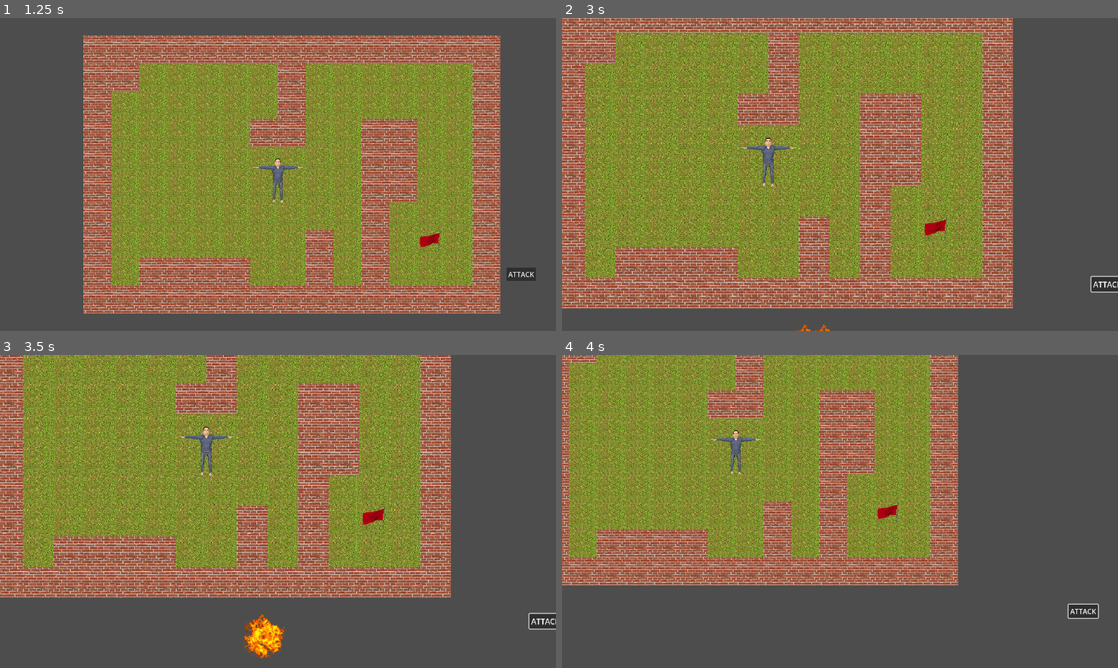
Above: before the commit, frames 1-4 (two rows, left to right).
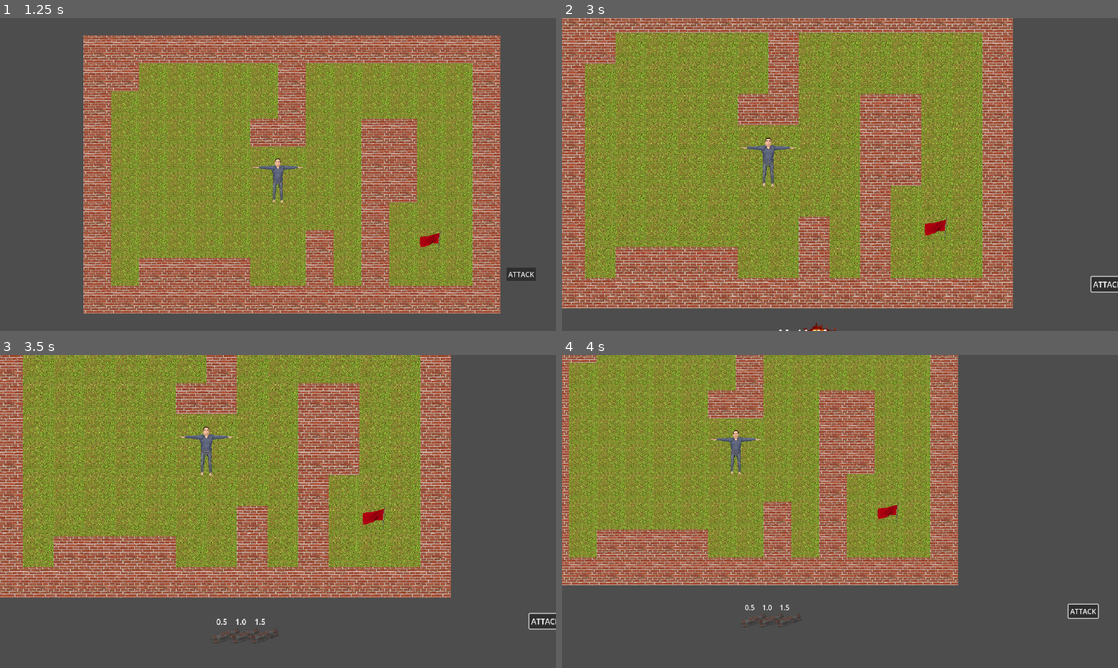
Above: after the commit, the same moments.

Repository: MaxWesterlund/Combombo
Game: Godot game, scene res://Scenes/Menu.tscn
Two runs of this game, one before a commit and one after it. Both use one fixed random seed, a clock stepped at 60 frames per second and the inputs below.
Inputs (mouse positions are in pixels of both pictures, inside the frame that each line leads up to):
- Up to frame 1 (1.25 s): click (266, 183) at 0.5 s
- Up to frame 2 (3 s): click "ATTACK" at 1.25 s; tap Enter at 2 s; move the mouse to (962, 158) at 2.02 s; press the mouse at (962, 158) at 2.03 s; hold D (move_right) 2.03-2.78 s; move the mouse to (728, 190) at 2.77 s; release the mouse at (728, 190) at 2.78 s; hold S (move_down) from 2.78 s (still down); tap Mouse wheel up (zoom_in) at 2.85 s
- Up to frame 3 (3.5 s): keep holding S (move_down)
- Up to frame 4 (4 s): move the mouse to (828, 636) at 3.52 s; release S (move_down) at 3.53 s; hold D (move_right) from 3.53 s (still down); tap Mouse wheel down (zoom_out) at 3.6 s; click (828, 636) at 3.67 s

Frame 1 is identical in both runs. In frame 2, less than 0.1% of the frame differs, in the area x 39-50%, y 97-100%; in frame 3, 0.7%, in the area x 38-52%, y 82-98%; in frame 4, less than 0.1%.

Commit message:
animation, bad ghosts

Diff:
--- a/Scenes/MapGenerator.tscn
+++ b/Scenes/MapGenerator.tscn
@@ -6,5 +6,6 @@
 [node name="MapGenerator" type="TileMap"]
 tile_set = ExtResource("1_2wy6y")
 format = 2
+layer_0/tile_data = PackedInt32Array(524307, 0, 0, 589843, 0, 0, 655379, 0, 0, 524305, 131072, 0, 589841, 131072, 0, 655377, 131072, 0, 655378, 131072, 0, 524304, 131072, 0)
 script = ExtResource("1_ph1xh")
 image_path = "res://Levels/test_level.png"
--- a/Scenes/bombo.gd
+++ b/Scenes/bombo.gd
@@ -9,26 +9,32 @@
 var explode_force = 2000000
 
 var state = STATE.IDLE
-var explode_time = 1.0
+var explode_time_start = 1.0
+var explode_time = explode_time_start
 
 @onready var player = get_node("/root/Main/Player")
 
 @onready var timer: Timer = $Timer
 @onready var time_text: Label = $Label
 @onready var sprite: Sprite2D = $Sprite2D
-@onready var explosion_texture: Texture2D = load("res://Sprites/explosion.png")
+@onready var explosion: AnimatedSprite2D = $AnimatedSprite2D
+
+func set_explode_time_start(time: float):
+	explode_time_start = time
+	explode_time = explode_time_start
 
 func _ready():
 	add_to_group("Bombs")
 	time_text.add_to_group("UI")
 	Events.attack.connect(start_timer)
 	time_text.text = "%.1f" % explode_time
+	explosion.animation_finished.connect(delete_self)
 
 func _process(delta):
 	if not timer.is_stopped():
 		explode_time = timer.time_left
 	time_text.text = "%.1f" % explode_time
-	print(get_colliding_bodies())
+	#print(get_colliding_bodies())
 
 func start_timer():
 	if state != STATE.IDLE:
@@ -43,10 +49,11 @@
 func _on_timer_timeout():
 	if can_reach_player():
 		Events.bomb_exploded.emit(position, explode_force)
-	sprite.texture = explosion_texture
 	time_text.visible = false
 	state = STATE.EXPLODED
-	$FadeTimer.start()
+	sprite.visible = false
+	explosion.visible = true
+	explosion.play("boom")
 
 func can_reach_player():
 	var pp =  Globals.player_position
@@ -59,7 +66,7 @@
 
 	return !result
 
-func _on_fade_timer_timeout():
+func delete_self():
 	queue_free()
 
 func _on_input_event(viewport, event: InputEvent, shape_idx):
--- a/Scenes/bombo.tscn
+++ b/Scenes/bombo.tscn
@@ -1,10 +1,61 @@
-[gd_scene load_steps=4 format=3 uid="uid://cesb20ykxb25l"]
+[gd_scene load_steps=12 format=3 uid="uid://cesb20ykxb25l"]
 
 [ext_resource type="Script" path="res://Scenes/bombo.gd" id="1_dqc76"]
 [ext_resource type="Texture2D" uid="uid://grtdbfxtxjhy" path="res://Sprites/dynamite.png" id="2_r4dto"]
+[ext_resource type="Texture2D" uid="uid://bj15w4fxlbbia" path="res://Sprites/explosion_2.png" id="3_s7ndk"]
 
 [sub_resource type="RectangleShape2D" id="RectangleShape2D_ymvyc"]
 size = Vector2(59.4778, 20)
+
+[sub_resource type="AtlasTexture" id="AtlasTexture_2gtga"]
+atlas = ExtResource("3_s7ndk")
+region = Rect2(0, 0, 128, 128)
+
+[sub_resource type="AtlasTexture" id="AtlasTexture_r5jsq"]
+atlas = ExtResource("3_s7ndk")
+region = Rect2(128, 0, 128, 128)
+
+[sub_resource type="AtlasTexture" id="AtlasTexture_26jgu"]
+atlas = ExtResource("3_s7ndk")
+region = Rect2(256, 0, 128, 128)
+
+[sub_resource type="AtlasTexture" id="AtlasTexture_2ep6n"]
+atlas = ExtResource("3_s7ndk")
+region = Rect2(384, 0, 128, 128)
+
+[sub_resource type="AtlasTexture" id="AtlasTexture_ohj2p"]
+atlas = ExtResource("3_s7ndk")
+region = Rect2(512, 0, 128, 128)
+
+[sub_resource type="AtlasTexture" id="AtlasTexture_sixrm"]
+atlas = ExtResource("3_s7ndk")
+region = Rect2(640, 0, 128, 128)
+
+[sub_resource type="SpriteFrames" id="SpriteFrames_xicek"]
+animations = [{
+"frames": [{
+"duration": 1.0,
+"texture": SubResource("AtlasTexture_2gtga")
+}, {
+"duration": 1.0,
+"texture": SubResource("AtlasTexture_r5jsq")
+}, {
+"duration": 1.0,
+"texture": SubResource("AtlasTexture_26jgu")
+}, {
+"duration": 1.0,
+"texture": SubResource("AtlasTexture_2ep6n")
+}, {
+"duration": 1.0,
+"texture": SubResource("AtlasTexture_ohj2p")
+}, {
+"duration": 1.0,
+"texture": SubResource("AtlasTexture_sixrm")
+}],
+"loop": false,
+"name": &"boom",
+"speed": 12.0
+}]
 
 [node name="Bombo" type="RigidBody2D" groups=["Bombs"]]
 collision_layer = 4
@@ -22,8 +73,6 @@
 [node name="Timer" type="Timer" parent="."]
 one_shot = true
 
-[node name="FadeTimer" type="Timer" parent="."]
-
 [node name="Label" type="Label" parent="."]
 offset_left = -19.0
 offset_top = -41.0
@@ -37,6 +86,11 @@
 rotation = -0.279253
 shape = SubResource("RectangleShape2D_ymvyc")
 
+[node name="AnimatedSprite2D" type="AnimatedSprite2D" parent="."]
+visible = false
+position = Vector2(-5, -7)
+sprite_frames = SubResource("SpriteFrames_xicek")
+animation = &"boom"
+
 [connection signal="input_event" from="." to="." method="_on_input_event"]
 [connection signal="timeout" from="Timer" to="." method="_on_timer_timeout"]
-[connection signal="timeout" from="FadeTimer" to="." method="_on_fade_timer_timeout"]
--- /dev/null
+++ b/Scenes/last_attack.gd
@@ -0,0 +1,24 @@
+extends Node2D
+
+var bomb_scene = preload("res://Scenes/bombo.tscn")
+
+func _ready():
+	Events.attack.connect(on_attack)
+
+func on_attack():
+	for n in get_children():
+		remove_child(n)
+		n.queue_free()
+	var bombs = get_tree().get_nodes_in_group("Bombs")
+	for b in bombs:
+		var bomb_ghost = bomb_scene.instantiate()
+		bomb_ghost.position = b.position
+		bomb_ghost.set_explode_time_start(b.explode_time_start)
+		var sprite = bomb_ghost.get_node("Sprite2D")
+		sprite.position = sprite.global_position
+		sprite.modulate.a = 0.3
+		var label = bomb_ghost.get_node("Label")
+		label.position = label.global_position
+		label.text = "%.1f" % bomb_ghost.explode_time_start
+		add_child(sprite.duplicate())
+		add_child(label.duplicate())
--- /dev/null
+++ b/Scenes/last_attack.tscn
@@ -0,0 +1,6 @@
+[gd_scene load_steps=2 format=3 uid="uid://b5hcj7p6h2ebw"]
+
+[ext_resource type="Script" path="res://Scenes/last_attack.gd" id="1_0fk6k"]
+
+[node name="LastAttack" type="Node2D"]
+script = ExtResource("1_0fk6k")
--- a/Scenes/main.tscn
+++ b/Scenes/main.tscn
@@ -1,9 +1,10 @@
-[gd_scene load_steps=6 format=3 uid="uid://bvoqjs6mnrhpo"]
+[gd_scene load_steps=7 format=3 uid="uid://bvoqjs6mnrhpo"]
 
-[ext_resource type="PackedScene" uid="uid://cnyltcixmksrr" path="res://Scenes/Player.tscn" id="1_eabme"]
+[ext_resource type="PackedScene" uid="uid://cnyltcixmksrr" path="res://Scenes/player.tscn" id="1_eabme"]
 [ext_resource type="Script" path="res://Scripts/attack_button.gd" id="2_g2qk1"]
 [ext_resource type="Script" path="res://Scripts/bomb_mover.gd" id="2_iy5b7"]
 [ext_resource type="PackedScene" uid="uid://chs0dpfphsi52" path="res://Scenes/MapGenerator.tscn" id="5_t57r2"]
+[ext_resource type="PackedScene" uid="uid://b5hcj7p6h2ebw" path="res://Scenes/last_attack.tscn" id="6_m456q"]
 [ext_resource type="PackedScene" uid="uid://bil1p3w5to756" path="res://Scenes/MainCamera.tscn" id="6_tlvpa"]
 
 [node name="Main" type="Node2D"]
@@ -28,4 +29,6 @@
 top_level = true
 position = Vector2(561, 320)
 
+[node name="LastAttack" parent="." instance=ExtResource("6_m456q")]
+
 [connection signal="pressed" from="MainCamera/AttackButton" to="MainCamera/AttackButton" method="_on_pressed"]
--- a/Scenes/map_generator.gd
+++ b/Scenes/map_generator.gd
@@ -2,7 +2,7 @@
 
 @export var image_path = ""
 
-var bomb = preload("res://Scenes/Bombo.tscn")
+var bomb = preload("res://Scenes/bombo.tscn")
 
 const TILE_IMG_COLOR = {
 	ground = Color8(0, 255, 0),
@@ -62,6 +62,6 @@
 	var total = individual * bomb_count
 	for i in range(len(bombs_values)):
 		var instance = bomb.instantiate()
-		instance.explode_time = bombs_values[i] / 10.0
+		instance.set_explode_time_start(bombs_values[i] / 10.0)
 		instance.position = Vector2(-total/2.0 + individual * i, 400)
 		add_child(instance)
--- a/tile_set.tres
+++ b/tile_set.tres
@@ -1,9 +1,6 @@
-[gd_resource type="TileSet" load_steps=4 format=3 uid="uid://dpuj482ggwsph"]
+[gd_resource type="TileSet" load_steps=3 format=3 uid="uid://dpuj482ggwsph"]
 
 [ext_resource type="Texture2D" uid="uid://bc6tqcg81e8mq" path="res://Sprites/tiles.png" id="1_mi56c"]
-
-[sub_resource type="OccluderPolygon2D" id="OccluderPolygon2D_1m8i7"]
-polygon = PackedVector2Array(-32, -32, 32, -32, 32, 32, -32, 32)
 
 [sub_resource type="TileSetAtlasSource" id="TileSetAtlasSource_6o33r"]
 texture = ExtResource("1_mi56c")
@@ -15,13 +12,11 @@
 1:0/0/physics_layer_0/linear_velocity = Vector2(0, 0)
 1:0/0/physics_layer_0/angular_velocity = 0.0
 2:0/0 = 0
-2:0/0/occlusion_layer_0/polygon = SubResource("OccluderPolygon2D_1m8i7")
 2:0/0/physics_layer_0/linear_velocity = Vector2(0, 0)
 2:0/0/physics_layer_0/angular_velocity = 0.0
 2:0/0/physics_layer_0/polygon_0/points = PackedVector2Array(-32, -32, 32, -32, 32, 32, -32, 32)
 
 [resource]
 tile_size = Vector2i(64, 64)
-occlusion_layer_0/light_mask = 1
 physics_layer_0/collision_layer = 2
 sources/0 = SubResource("TileSetAtlasSource_6o33r")
